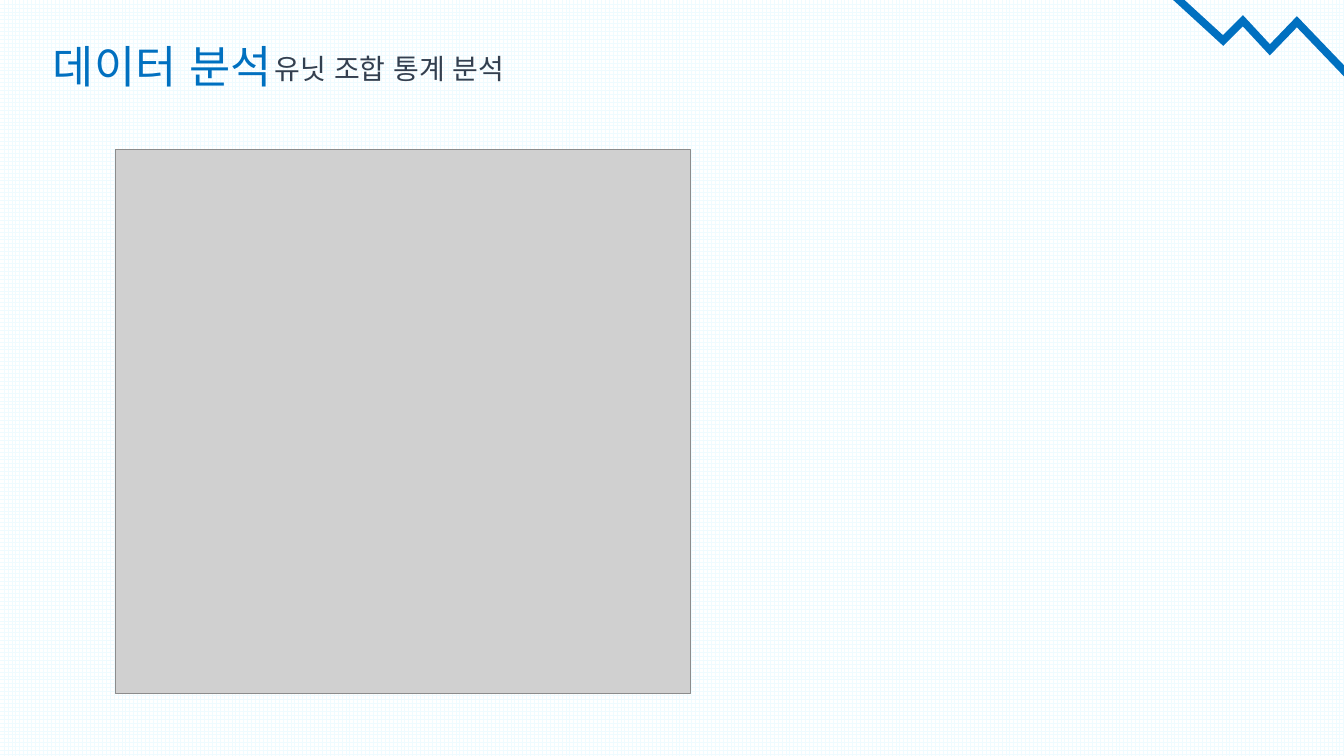
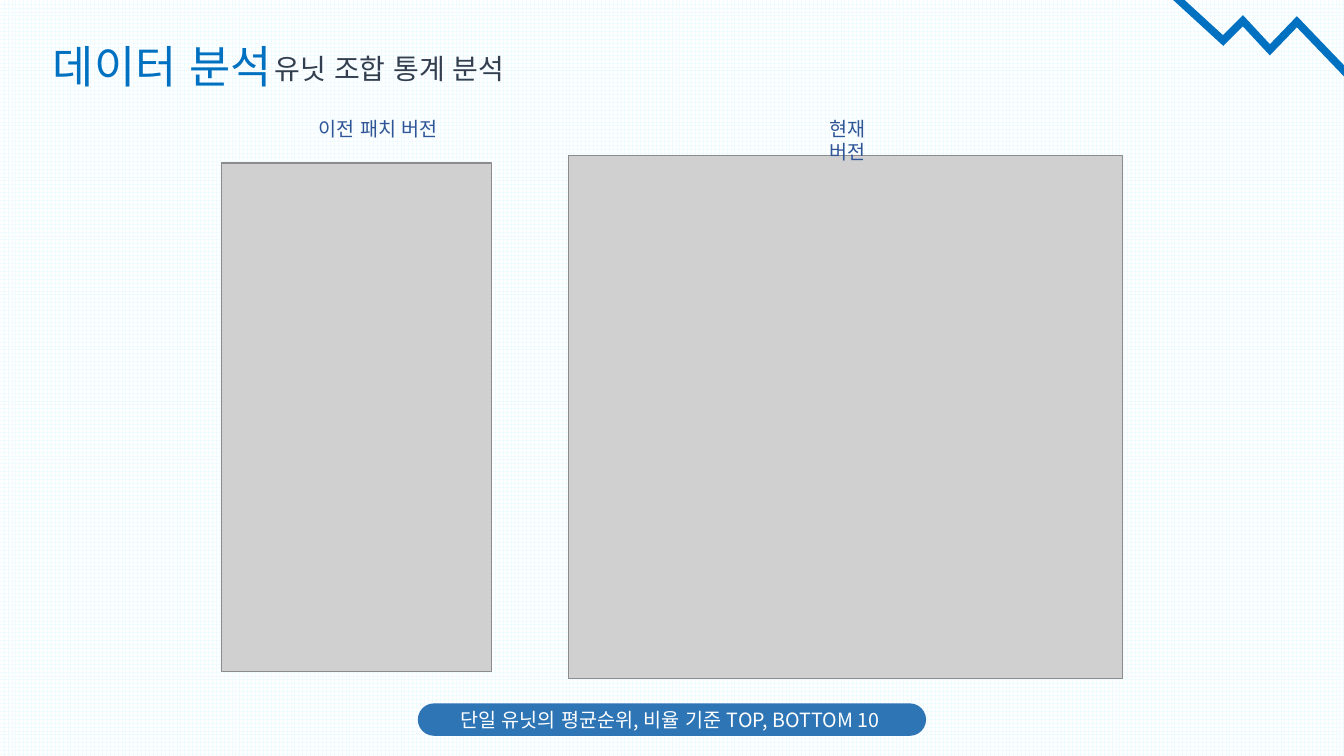
Before and after one commit to tooha289/TeamFightTactics, a slide deck: slide 18 of document/데이터 분석(시각화)/TFT 게임 전 서버 Top10 플레이어 매치 데이터 분석.pptx (slide 19 before the commit). Drawn at 1344x756 pixels with LibreOffice and Linux fonts; fonts in the diff are those of the drawing; grey boxes stand for pictures. Boxes give left, top, right and bottom in pixels: in the first picture for what was removed or moved away, otherwise in the second. Text is boxed around its words. In the diff, an @@ line names an element or a change of style, - is before the commit and + after.

```diff
--- a/document/데이터 분석(시각화)/TFT 게임 전 서버 Top10 플레이어 매치 데이터 분석.pptx
+++ b/document/데이터 분석(시각화)/TFT 게임 전 서버 Top10 플레이어 매치 데이터 분석.pptx
@@ text added at [319, 120, 438, 138], 14 pt, text #2F5597 @@
+이전 패치 버전
@@ text added at [829, 120, 865, 161], 14 pt, text #2F5597 @@
+현재 버전
@@ picture added at [222, 163, 492, 671] @@
@@ picture: place and size @@
-picture at [115, 150, 691, 695]
+picture at [569, 155, 1122, 679]
@@ rounded rectangle added at [418, 704, 927, 736], fill #2E75B6, 14 pt, text #FFFFFF @@
+단일 유닛의 평균순위, 비율 기준 TOP, BOTTOM 10
```
Also in this commit, not shown: 19 other slides changed, 3 slides added, 2 slides removed, 2 other files.
